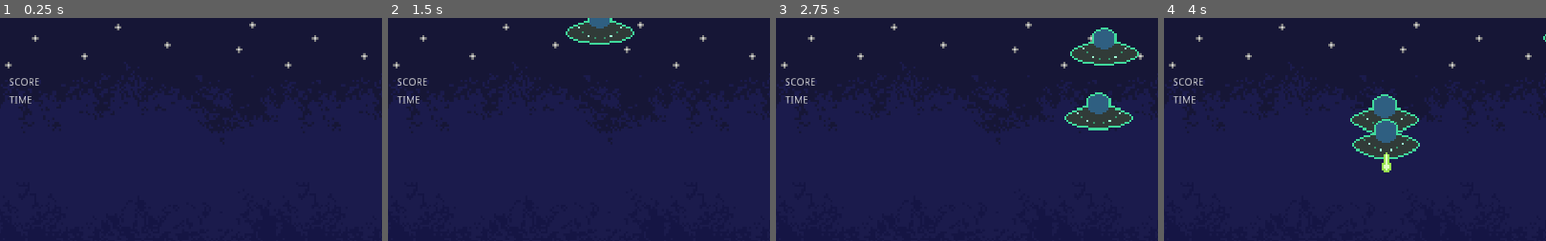
Above: before the commit, frames 1-4 (left to right).
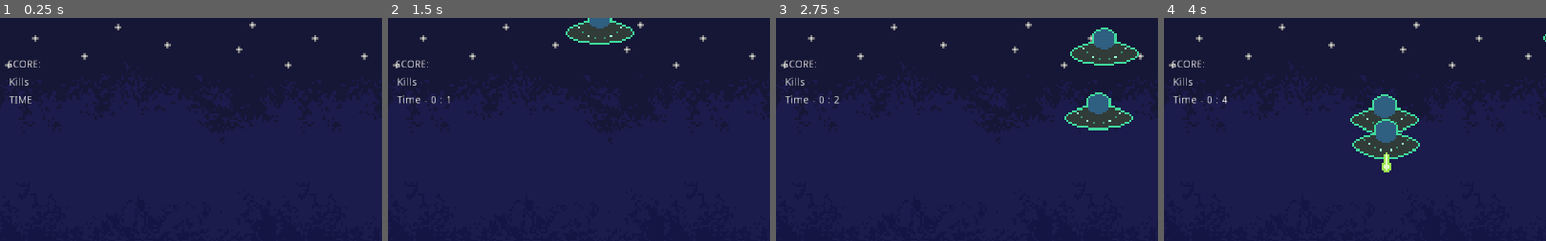
Above: after the commit, the same moments.

Repository: zMenta/Godot-Projects
Game: Godot game, scene res://Scenes/Main.tscn
The game is run twice, just before and just after one commit, with the same random seed, the same clock (stepped at 60 frames per second) and the same inputs.
Inputs (mouse positions are % of the whole screen's width and height, from its top left):
- Up to frame 1 (0.25 s): no input
- Up to frame 2 (1.5 s): tap Enter at 0.5 s; move the mouse to (72, 45) at 0.52 s; press the mouse at (72, 45) at 0.53 s; hold Right (ui_right) 0.53-1.28 s; move the mouse to (30, 55) at 1.27 s; release the mouse at (30, 55) at 1.28 s; hold Left (ui_left) from 1.28 s (still down); click (30, 55) at 1.35 s
- Up to frame 3 (2.75 s): move the mouse to (60, 28) at 2.02 s; release Left (ui_left) at 2.03 s; press the mouse at (60, 28) at 2.03 s; hold Right (ui_right) from 2.03 s (still down)
- Up to frame 4 (4 s): move the mouse to (45, 70) at 2.77 s; release the mouse at (45, 70) at 2.78 s; click (45, 70) at 2.85 s; move the mouse to (80, 65) at 3.52 s; release Right (ui_right) at 3.53 s; press the mouse at (80, 65) at 3.53 s; hold Left (ui_left) from 3.53 s (still down)
The pictures show only the part of the screen within x 0-50%, y 0-50%; the shares and areas given below are measured in that part.

The runs differ from the first frame. In frame 1, 0.3% of the frame differs, in the area x 2-11%, y 18-31%; in frame 2, 0.5%; in frame 3, 0.5%; in frame 4, 0.5%, in the area x 2-17%, y 18-39%.

Commit message:
Aliens from Space | Ufo spawning, movement. And simple ui  stats

Diff:
--- a/Invaders from Space/Scenes/Main.tscn
+++ b/Invaders from Space/Scenes/Main.tscn
@@ -71,7 +71,7 @@
 margin_top = 80.0
 margin_right = 57.0
 margin_bottom = 94.0
-text = "SCORE"
+text = "Kills"
 
 [node name="Time" type="Label" parent="Hud"]
 margin_left = 16.0
@@ -80,4 +80,11 @@
 margin_bottom = 118.0
 text = "TIME"
 
+[node name="GameScore" type="Label" parent="Hud"]
+margin_left = 14.0
+margin_top = 56.0
+margin_right = 54.0
+margin_bottom = 70.0
+text = "SCORE:"
+
 [connection signal="timeout" from="AlienSpawnTimer" to="." method="_on_AlienSpawnTimer_timeout"]
--- a/Invaders from Space/Scripts/Main.gd
+++ b/Invaders from Space/Scripts/Main.gd
@@ -2,13 +2,15 @@
 
 export (PackedScene) var Ufo
 var score := 0
+var seconds := 0
+var minutes := 0
+var player_alive := true
+var enemy_list := []
+
 
 func _ready():
 	randomize()
 
-
-#func _process(delta: float) -> void:
-#	pass
 
 func spawn_alien():
 	var Alien = Ufo.instance()
@@ -18,19 +20,29 @@
 
 	Alien.position = alien_spawn_path.position
 
+	enemy_list.append(Alien)
 	add_child(Alien)
 	Alien.create_new_position()
 
 
 func on_Player_hit():
 	$Player.death()
+	player_alive = false
 
 
 func on_Alien_hit(alien):
 	score += 1
-	$Hud/Score.text = str(score)
+	$Hud/Score.text = "Kills: " + str(score)
 	alien.death()
+	enemy_list.erase(alien)
 
 
 func _on_AlienSpawnTimer_timeout():
-	spawn_alien()
+	seconds += 1
+	if player_alive == true:
+		$Hud/Time.text = "Time - " + str(minutes) + " : " + str(seconds)
+	if seconds >= 60:
+		minutes += 1
+		seconds = 0
+	if enemy_list.size() < 30:
+		spawn_alien()
